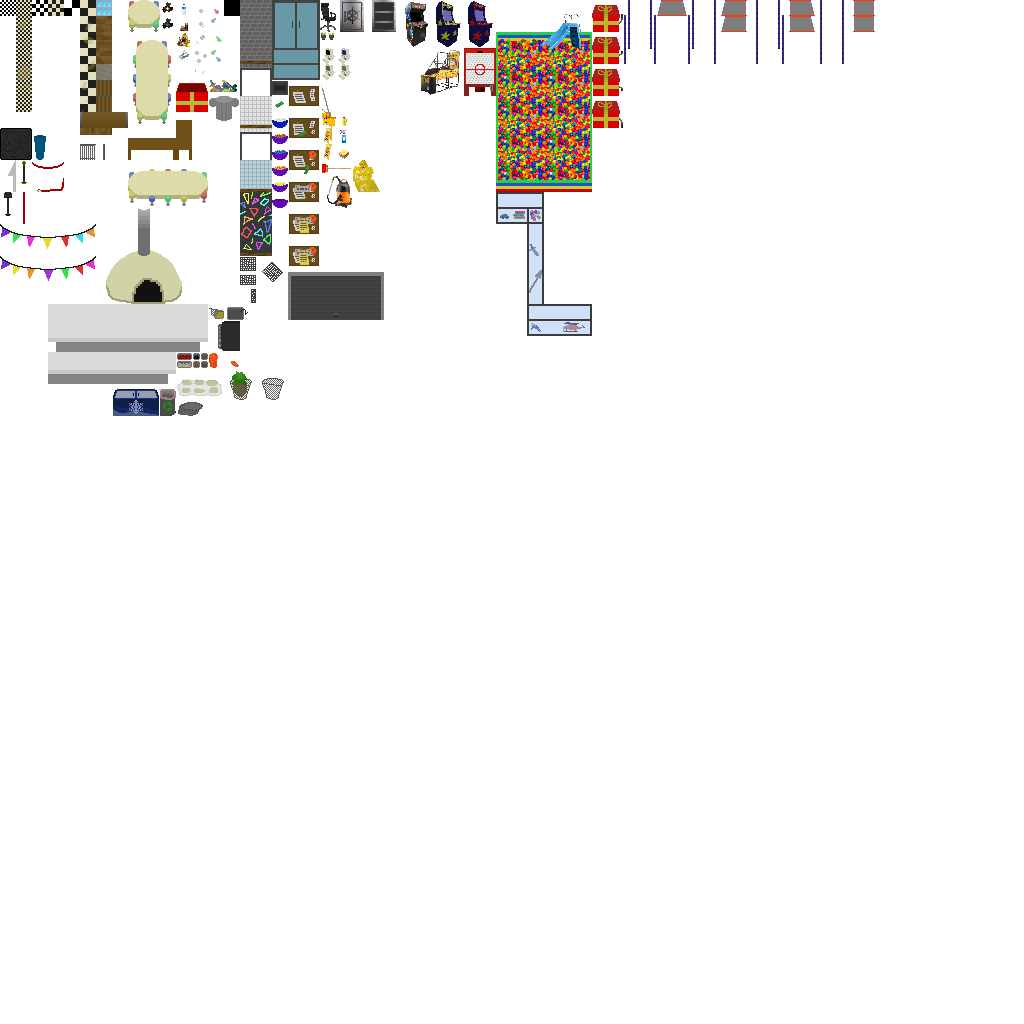
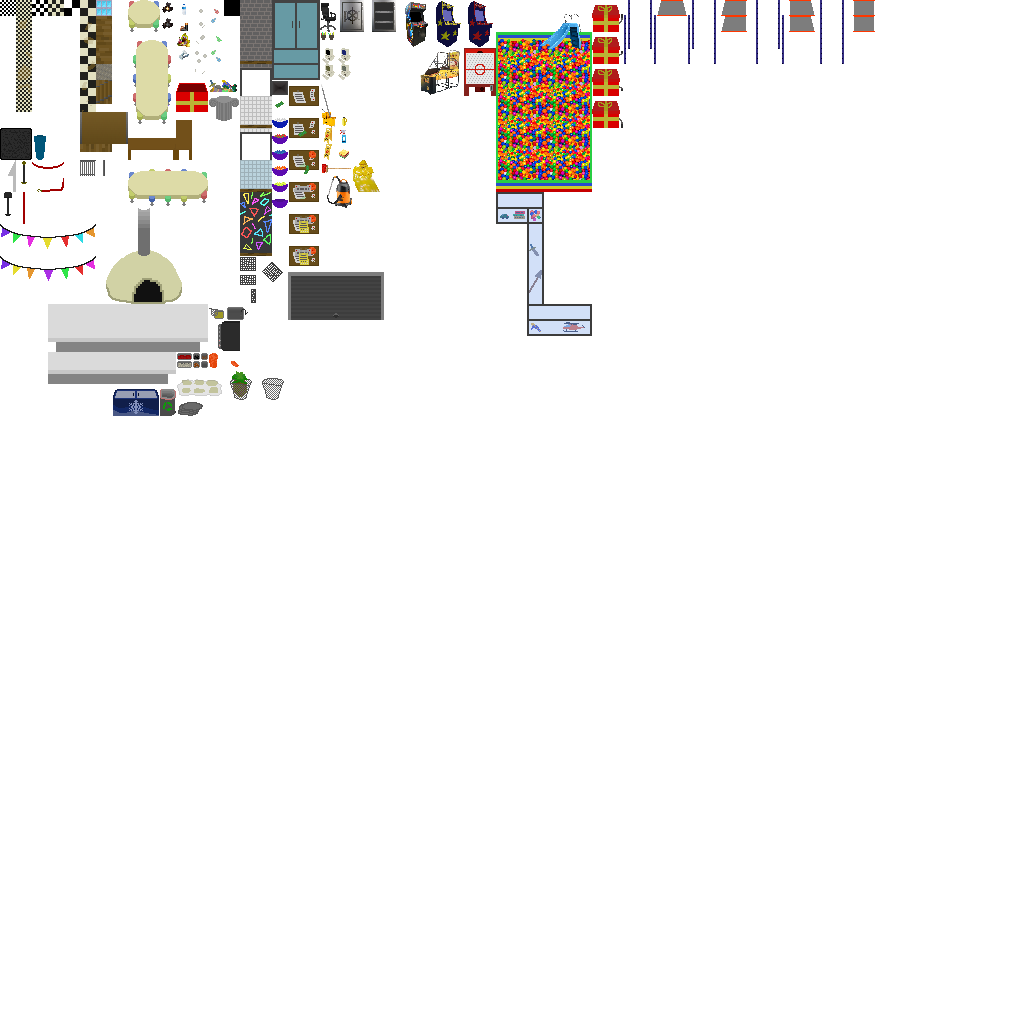
Layer changes from the first (1024, 1024) image to the second:
added layer "Capa pegada" above "Textures" over [80, 113, 128, 144]
painted on "Textures" over [80, 80, 128, 176]